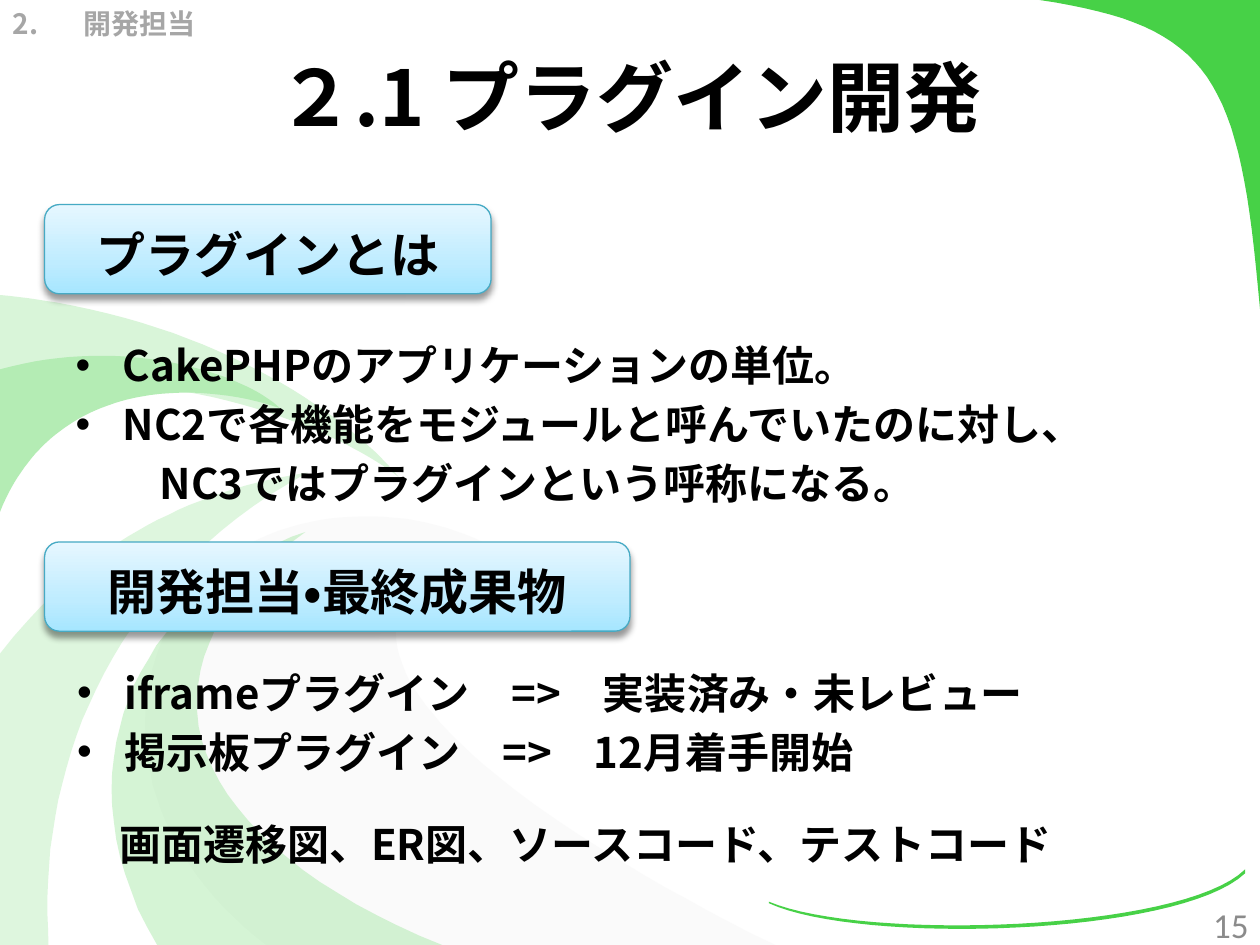
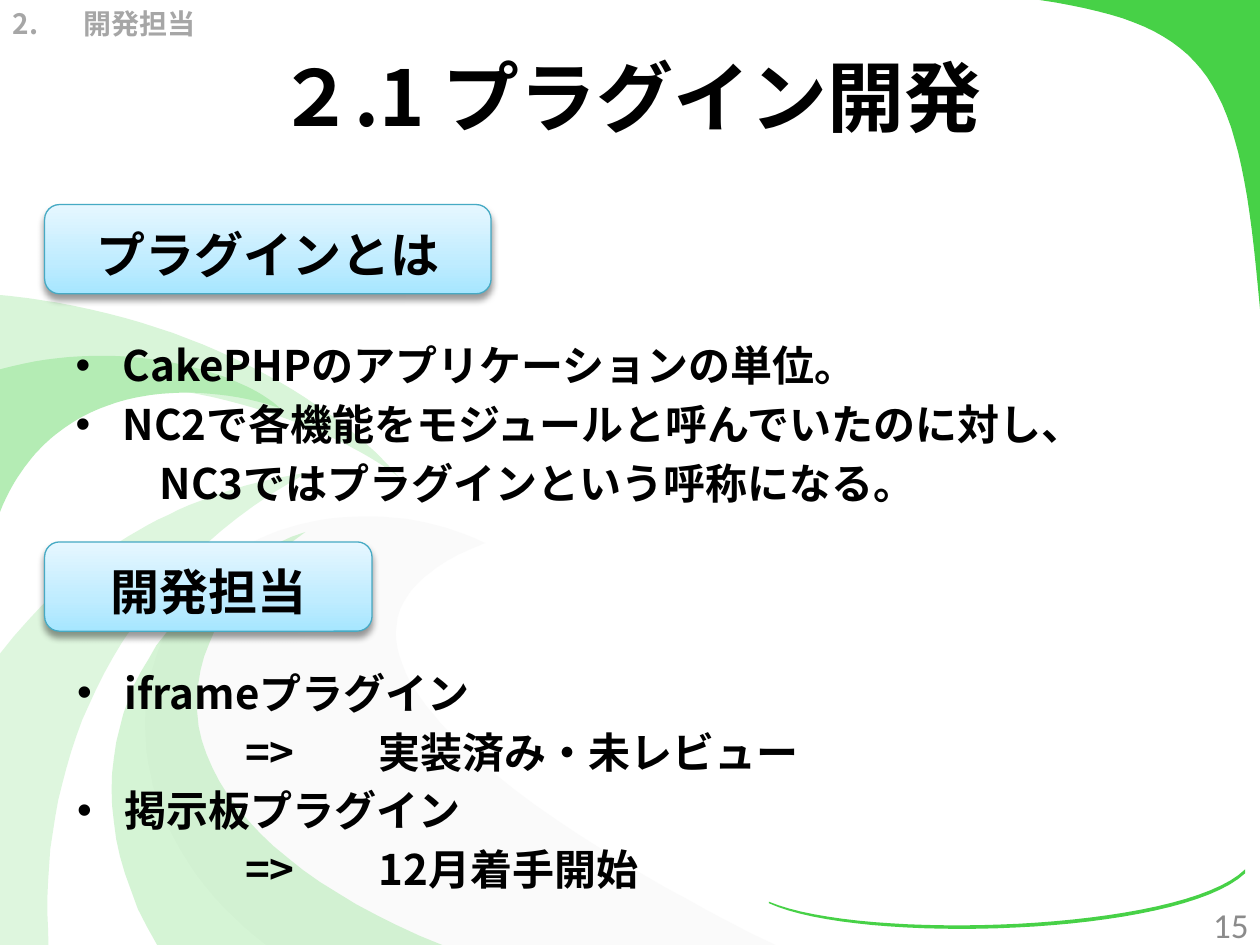
Before and after one commit to kotaro0717/Report-Management, a slide deck: slide 15 of 1.中間報告/3.発表資料/report_hokada.pptx. Drawn at 1260x945 pixels with LibreOffice and Linux fonts; fonts in the diff are those of the drawing. Boxes give left, top, right and bottom in pixels: in the first picture for what was removed or moved away, otherwise in the second. Text is boxed around its words. In the diff, an @@ line names an element or a change of style, - is before the commit and + after.

```diff
--- a/1.中間報告/3.発表資料/report_hokada.pptx
+++ b/1.中間報告/3.発表資料/report_hokada.pptx
@@ rounded rectangle "開発担当": place and size @@
-rounded rectangle "開発担当" at box(44, 542, 630, 631)
+rounded rectangle "開発担当" at box(44, 542, 372, 631)
@@ text in rounded rectangle at box(110, 561, 306, 615): text changed @@
-開発担当・最終成果物
+開発担当
@@ text at box(124, 673, 799, 889): text changed @@
-• iframeプラグイン => 実装済み・未レビュー
-• 掲示板プラグイン => 12月着手開始
-画面遷移図、ER図、ソースコード、テストコード
+• iframeプラグイン
+=> 実装済み・未レビュー
+• 掲示板プラグイン
+=> 12月着手開始
```
Also in this commit, not shown: 18 other slides changed, 3 slides added, 1 slide removed, 5 other files.
